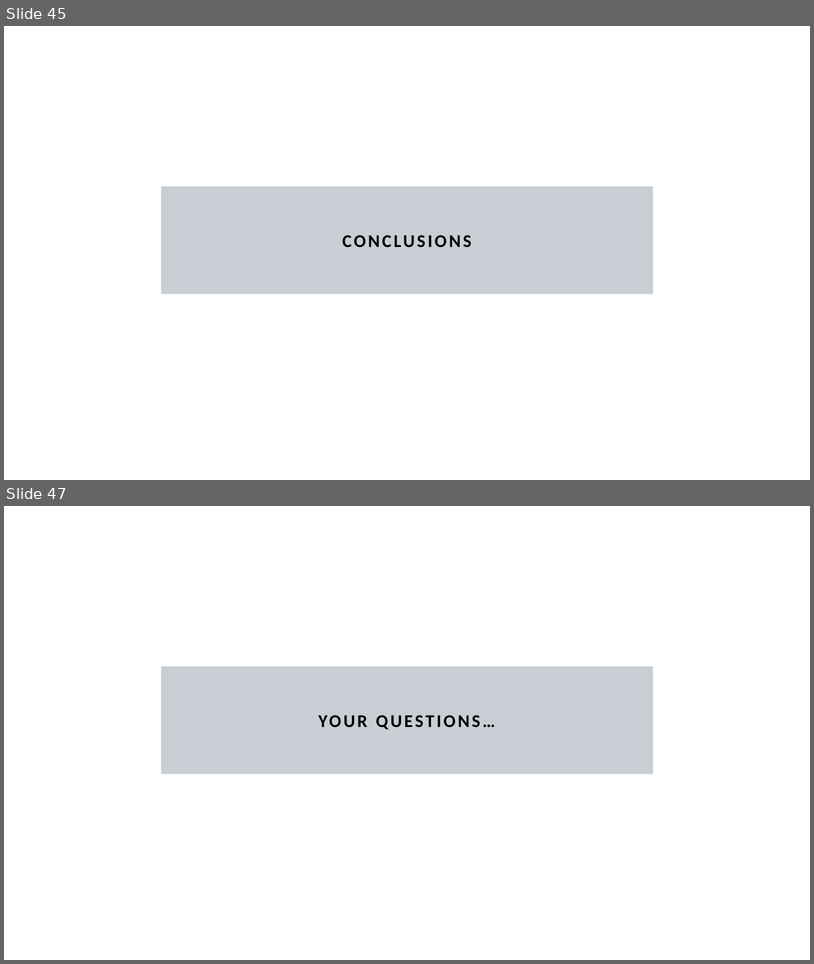
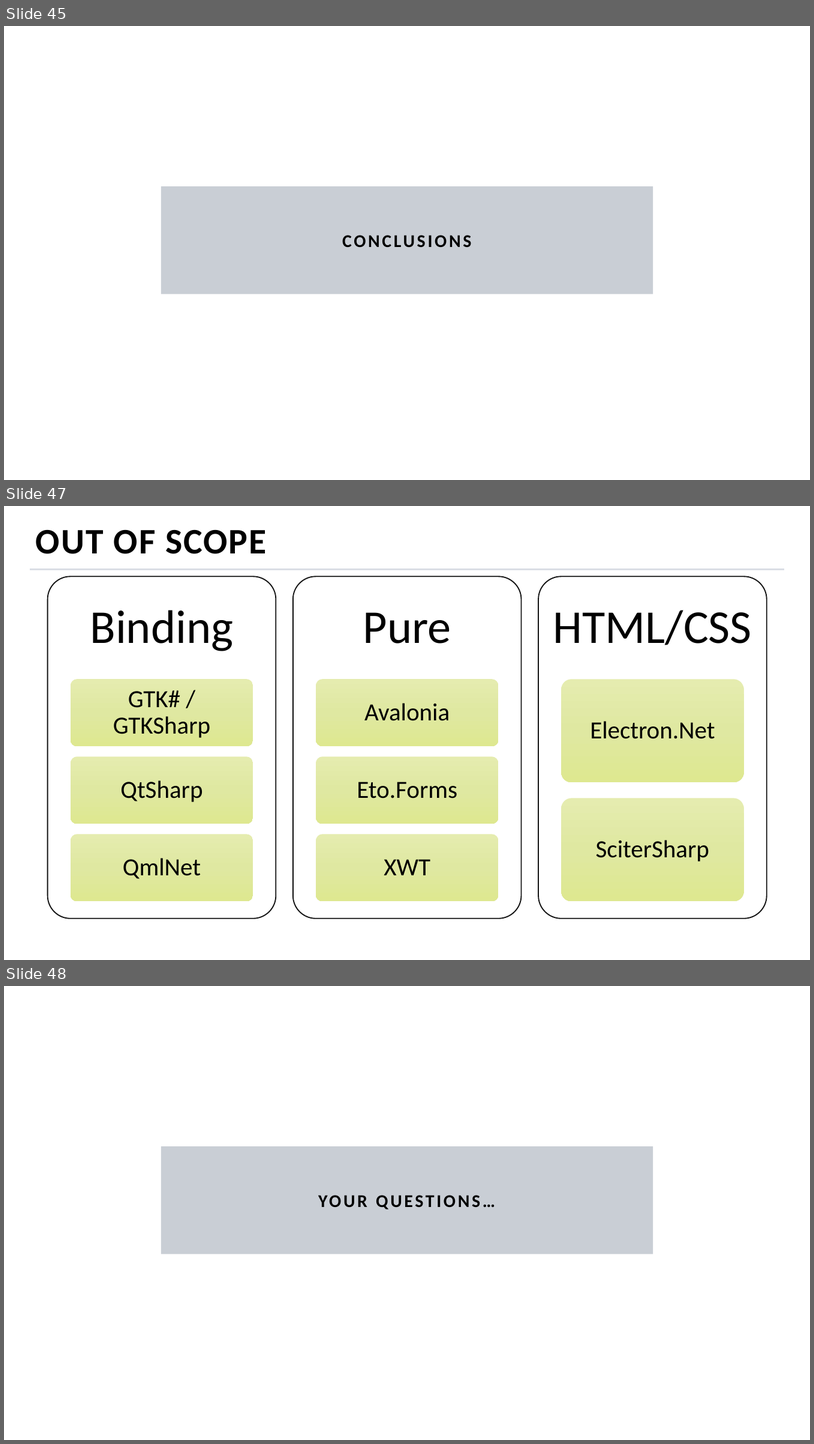
Before and after one commit to MihailRomanov/TechTalks_GUI_in_Net, a slide deck: presentation.pptx. Shown one above the other, each under a label of ours: slides 45 and 47 before the commit, slides 45, 47 and 48 after it; the slides between them are not shown. The pictures are 814x964 and 814x1444 pixels, drawn with LibreOffice and Linux fonts; fonts in the diff are those of the drawing; background and template pictures are left out. Boxes give left, top, right and bottom in pixels: in the first picture for what was removed or moved away, otherwise in the second. Text is boxed around its words. In the diff, an @@ line names an element or a change of style, - is before the commit and + after.

Commit message:
Update presentation

```diff
--- a/presentation.pptx
+++ b/presentation.pptx
@@ slide 47 added at [4, 506, 810, 960], background picture (left out) @@
@@ title added at [36, 530, 267, 554], 32 pt, text #000000, bold @@
+OUT OF SCOPE
@@ line added from (30, 569) to (785, 569), #DADEE5 1.5 pt @@
@@ freeform shape added at [48, 576, 276, 918], fill #FFFFFF, outline #141414 1 pt, 42 pt, text #000000 @@
+Binding
@@ freeform shape added at [293, 576, 522, 918], fill #FFFFFF, outline #141414 1 pt, 42 pt, text #000000 @@
+Pure
@@ freeform shape added at [539, 576, 767, 918], fill #FFFFFF, outline #141414 1 pt, 42 pt, text #000000 @@
+HTML/CSS
@@ freeform shape added at [70, 679, 253, 745], fill gradient #E6EDB0 to #E0E9A1 to #DFE990, 22 pt, text #000000 @@
+GTK# / GTKSharp
@@ freeform shape added at [316, 679, 499, 745], fill gradient #E6EDB0 to #E0E9A1 to #DFE990, 22 pt, text #000000 @@
+Avalonia
@@ freeform shape added at [561, 679, 744, 783], fill gradient #E6EDB0 to #E0E9A1 to #DFE990, 22 pt, text #000000 @@
+Electron.Net
@@ freeform shape added at [70, 756, 253, 823], fill gradient #E6EDB0 to #E0E9A1 to #DFE990, 22 pt, text #000000 @@
+QtSharp
@@ freeform shape added at [316, 756, 499, 823], fill gradient #E6EDB0 to #E0E9A1 to #DFE990, 22 pt, text #000000 @@
+Eto.Forms
@@ freeform shape added at [561, 798, 744, 901], fill gradient #E6EDB0 to #E0E9A1 to #DFE990, 22 pt, text #000000 @@
+SciterSharp
@@ freeform shape added at [70, 834, 253, 901], fill gradient #E6EDB0 to #E0E9A1 to #DFE990, 22 pt, text #000000 @@
+QmlNet
@@ freeform shape added at [316, 834, 499, 901], fill gradient #E6EDB0 to #E0E9A1 to #DFE990, 22 pt, text #000000 @@
+XWT
@@ what was slide 47 is now slide 48 @@
```
Also in this commit, not shown: 1 other slide added, 1 slide removed.
